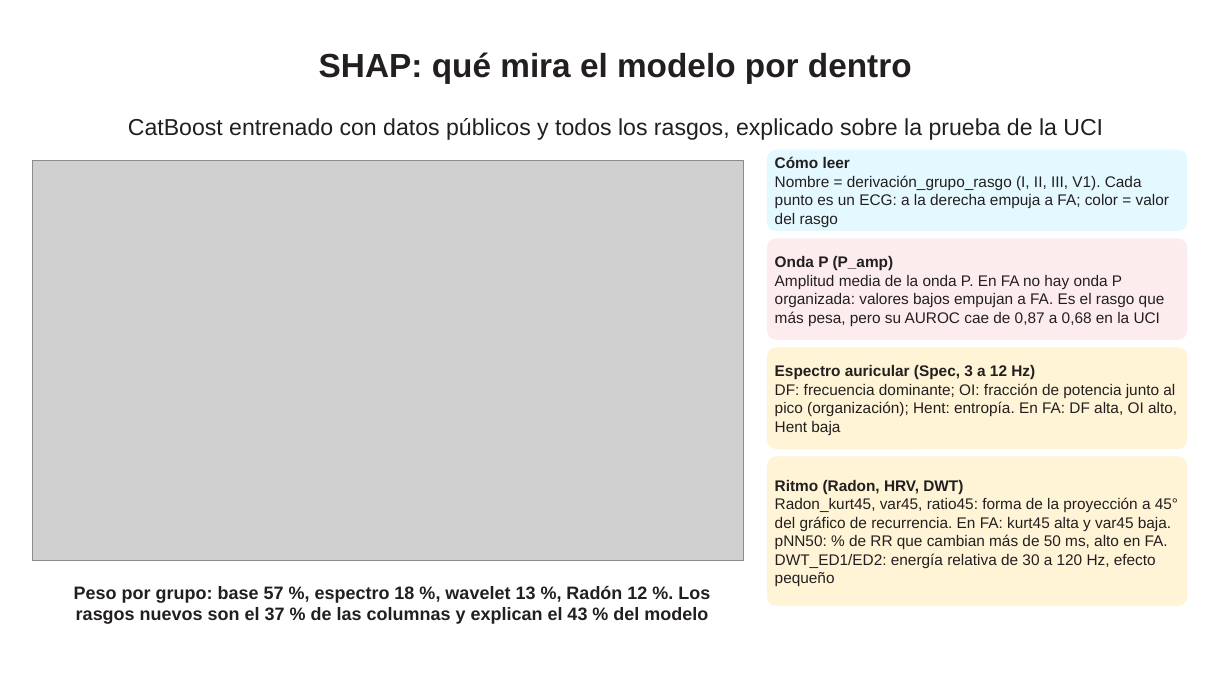
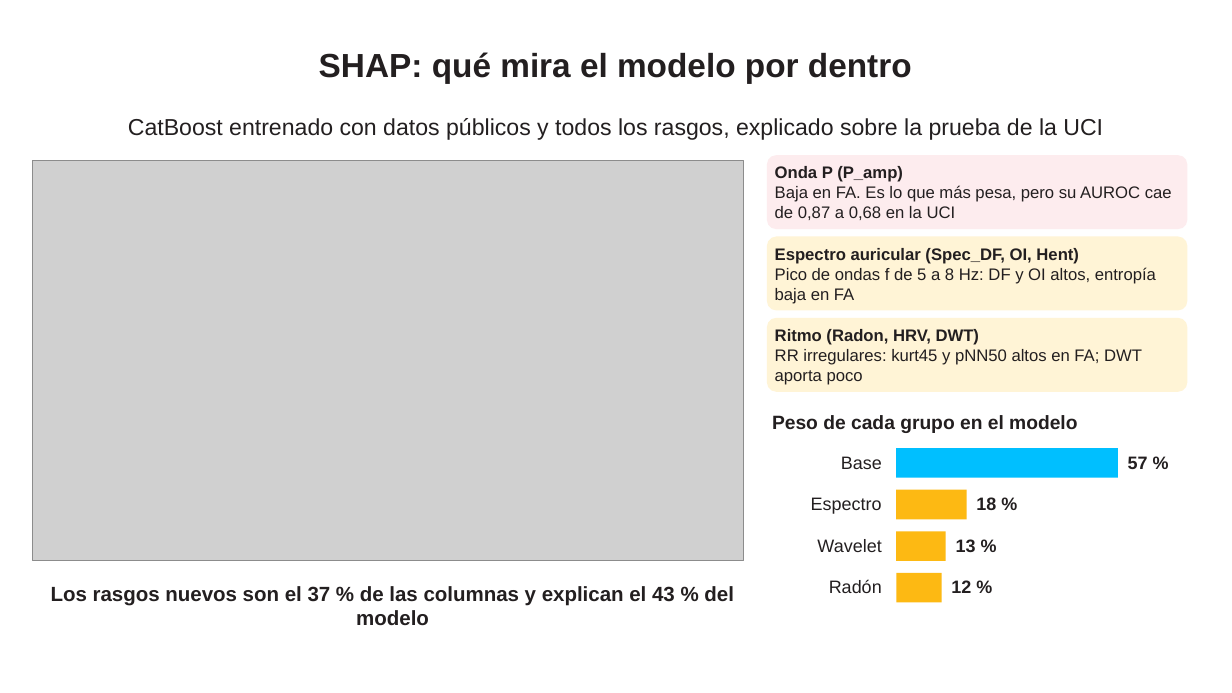
Before and after one commit to ricardoamiel/Atrial-Fibrillation-Detection-in-Electrocardiograms, a slide deck: slide 11 of presentacion/Presentacion_FA_UCI.pptx. Drawn at 1232x693 pixels with LibreOffice and Linux fonts; fonts in the diff are those of the drawing; grey boxes stand for pictures; background and template pictures are left out. Boxes give left, top, right and bottom in pixels: in the first picture for what was removed or moved away, otherwise in the second. Text is boxed around its words. In the diff, an @@ line names an element or a change of style, - is before the commit and + after.

```diff
--- a/presentacion/Presentacion_FA_UCI.pptx
+++ b/presentacion/Presentacion_FA_UCI.pptx
@@ rounded rectangle "Onda P (P_amp)": place and size @@
-rounded rectangle "Onda P (P_amp)" at <box>767,150,1188,231</box>
+rounded rectangle "Onda P (P_amp)" at <box>767,155,1188,229</box>
@@ rounded rectangle "Onda P (P_amp)" at <box>767,155,1188,229</box>: fill #E3F8FF to #FDECEE; proportions changed @@
@@ text in rounded rectangle at <box>775,166,1172,220</box>: text changed; size 12 to 13 pt @@
-Cómo leer
-Nombre = derivación_grupo_rasgo (I, II, III, V1). Cada punto es un ECG: a la derecha empuja a FA; color = valor del rasgo
+Onda P (P_amp)
+Baja en FA. Es lo que más pesa, pero su AUROC cae de 0,87 a 0,68 en la UCI
@@ rounded rectangle "Espectro auricular (Spec_DF, OI, Hent)": place and size @@
-rounded rectangle "Espectro auricular (Spec_DF, OI, Hent)" at <box>767,238,1188,340</box>
+rounded rectangle "Espectro auricular (Spec_DF, OI, Hent)" at <box>767,237,1188,311</box>
@@ rounded rectangle "Espectro auricular (Spec_DF, OI, Hent)" at <box>767,237,1188,311</box>: fill #FDECEE to #FFF4D6; proportions changed @@
@@ text in rounded rectangle at <box>775,248,1156,304</box>: text changed; size 12 to 13 pt @@
-Onda P (P_amp)
-Amplitud media de la onda P. En FA no hay onda P organizada: valores bajos empujan a FA. Es el rasgo que más pesa, pero su AUROC cae de 0,87 a 0,68 en la UCI
+Espectro auricular (Spec_DF, OI, Hent)
+Pico de ondas f de 5 a 8 Hz: DF y OI altos, entropía baja en FA
@@ rounded rectangle "Ritmo (Radon, HRV, DWT)": place and size @@
-rounded rectangle "Ritmo (Radon, HRV, DWT)" at <box>767,348,1188,449</box>
+rounded rectangle "Ritmo (Radon, HRV, DWT)" at <box>767,318,1188,392</box>
@@ rounded rectangle "Ritmo (Radon, HRV, DWT)" at <box>767,318,1188,392</box>: proportions changed @@
@@ text in rounded rectangle at <box>775,329,1142,385</box>: text changed; size 12 to 13 pt @@
-Espectro auricular (Spec, 3 a 12 Hz)
-DF: frecuencia dominante; OI: fracción de potencia junto al pico (organización); Hent: entropía. En FA: DF alta, OI alto, Hent baja
+Ritmo (Radon, HRV, DWT)
+RR irregulares: kurt45 y pNN50 altos en FA; DWT aporta poco
@@ text added at <box>772,415,1077,433</box>, 15 pt, text #231F20, bold @@
+Peso de cada grupo en el modelo
@@ rectangle added at <box>897,448,1118,478</box>, fill #00BFFF @@
@@ rounded rectangle removed at <box>767,457,1188,606</box> @@
-Ritmo (Radon, HRV, DWT)
-Radon_kurt45, var45, ratio45: forma de la proyección a 45° del gráfico de recurrencia. En FA: kurt45 alta y var45 baja. pNN50: % de RR que cambian más de 50 ms, alto en FA. DWT_ED1/ED2: energía relativa de 30 a 120 Hz, efecto pequeño
@@ text added at <box>841,456,882,469</box>, 14 pt, text #231F20 @@
+Base
@@ text added at <box>1128,456,1148,469</box>, 14 pt, text #231F20, bold @@
+57 %
@@ text added at <box>811,497,882,514</box>, 14 pt, text #231F20 @@
+Espectro
@@ rectangle added at <box>897,490,967,519</box>, fill #FDB913 @@
@@ text added at <box>976,497,996,510</box>, 14 pt, text #231F20, bold @@
+18 %
@@ text added at <box>817,539,881,552</box>, 14 pt, text #231F20 @@
+Wavelet
@@ rectangle added at <box>897,531,946,561</box>, fill #FDB913 @@
@@ text added at <box>956,539,976,552</box>, 14 pt, text #231F20, bold @@
+13 %
@@ text at <box>51,586,734,626</box>: text changed; size 14 to 16 pt @@
-Peso por grupo: base 57 %, espectro 18 %, wavelet 13 %, Radón 12 %. Los rasgos nuevos son el 37 % de las columnas y explican el 43 % del modelo
+Los rasgos nuevos son el 37 % de las columnas y explican el 43 % del modelo
@@ text added at <box>829,580,882,593</box>, 14 pt, text #231F20 @@
+Radón
@@ rectangle added at <box>897,573,942,603</box>, fill #FDB913 @@
@@ text added at <box>951,580,971,593</box>, 14 pt, text #231F20, bold @@
+12 %
```
Also in this commit, not shown: 2 other files.
